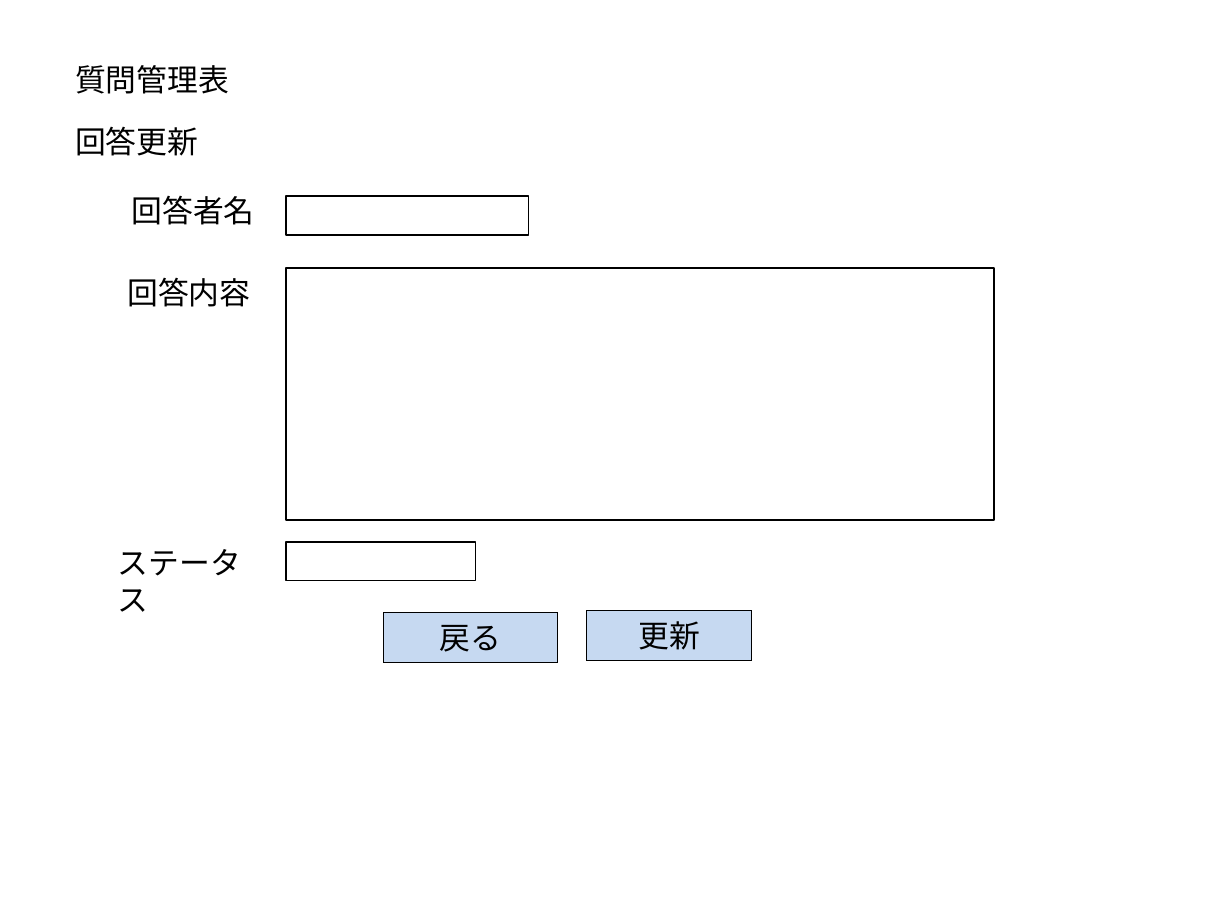
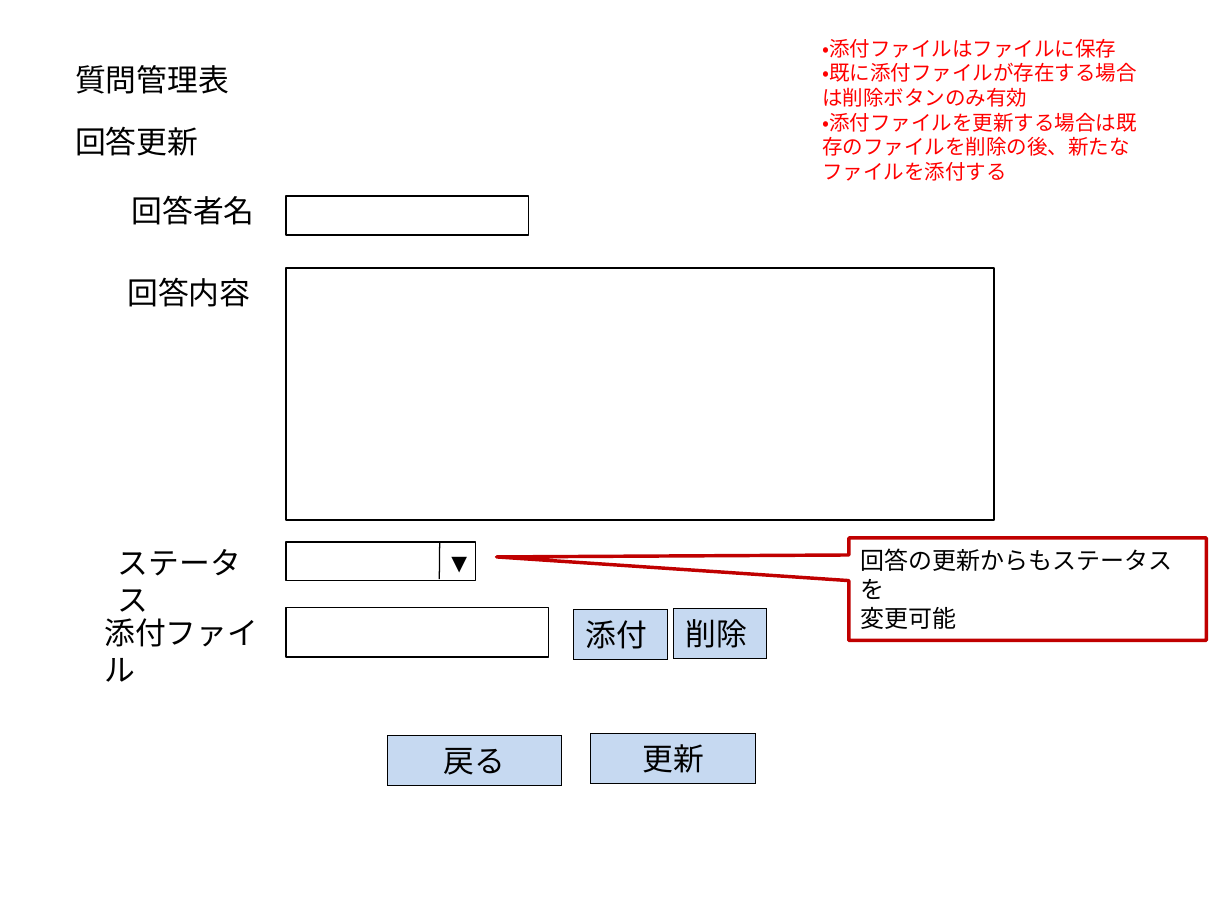
Before and after one commit to t-shimada/qa-docs, a slide deck: slide 6 of 画面一覧.pptx. Drawn at 1232x924 pixels with LibreOffice and Linux fonts; fonts in the diff are those of the drawing. Boxes give left, top, right and bottom in pixels: in the first picture for what was removed or moved away, otherwise in the second. Text is boxed around its words. In the diff, an @@ line names an element or a change of style, - is before the commit and + after.

Commit message:
画面一覧とテーブル仕様書を修正

```diff
--- a/画面一覧.pptx
+++ b/画面一覧.pptx
@@ text added at box(822, 39, 1137, 181), 12 pt, text #FF0000 @@
+・添付ファイルはファイルに保存
+・既に添付ファイルが存在する場合は削除ボタンのみ有効
+・添付ファイルを更新する場合は既存のファイルを削除の後、新たなファイルを添付する
@@ speech box added at box(849, 538, 1206, 641), fill #FFFFFF, outline #C00000 2 pt, 14 pt, text #000000 @@
+回答の更新からもステータスを
+変更可能
@@ text added at box(440, 543, 473, 580), 12 pt, text #000000 @@
+▼
@@ line added from (440, 541) to (440, 579), #000000 0.75 pt @@
@@ text added at box(104, 618, 258, 682), 18 pt, text #000000 @@
+添付ファイル
@@ rectangle added at box(286, 607, 548, 657), fill #FFFFFF, outline #000000 1 pt @@
@@ rectangle added at box(573, 610, 667, 659), fill #C6D9F1, outline #000000 0.75 pt, 18 pt, text #000000 @@
+添付
@@ rectangle added at box(674, 609, 768, 658), fill #C6D9F1, outline #000000 0.75 pt, 18 pt, text #000000 @@
+削除
@@ rectangle "戻る": place and size @@
-rectangle "戻る" at box(383, 612, 558, 662)
+rectangle "戻る" at box(387, 736, 562, 785)
@@ rectangle "更新": place and size @@
-rectangle "更新" at box(586, 610, 752, 659)
+rectangle "更新" at box(591, 733, 756, 782)
```
Also in this commit, not shown: 5 other slides changed, 1 slide added, 1 slide removed, 2 other files.
